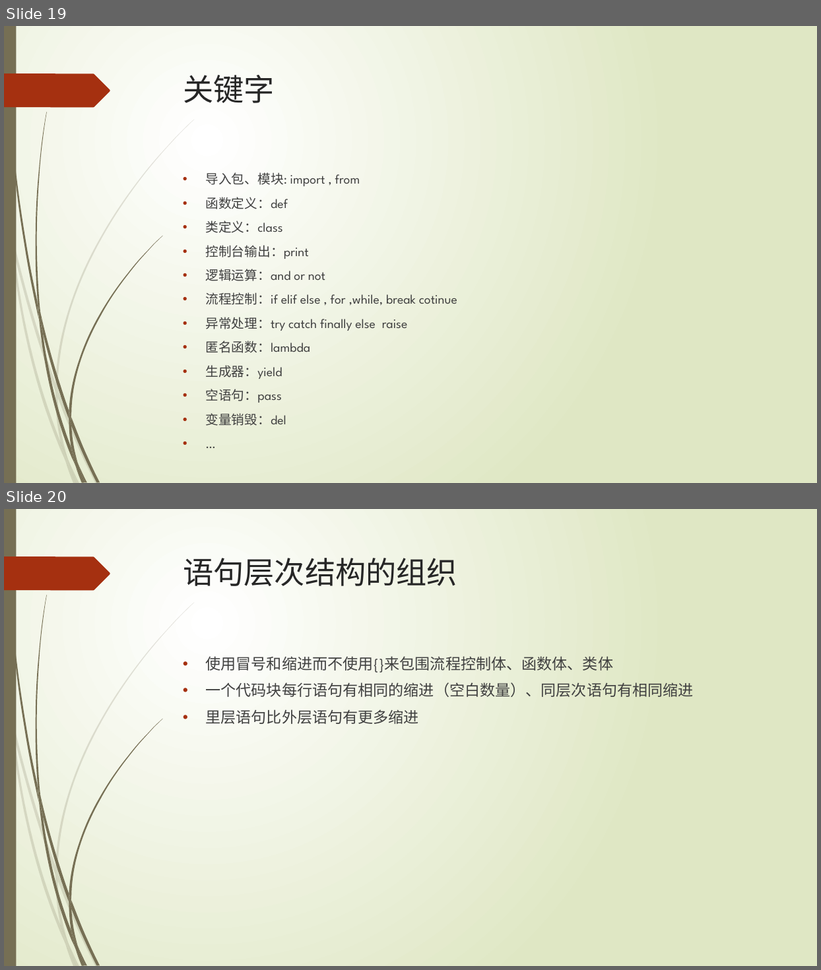
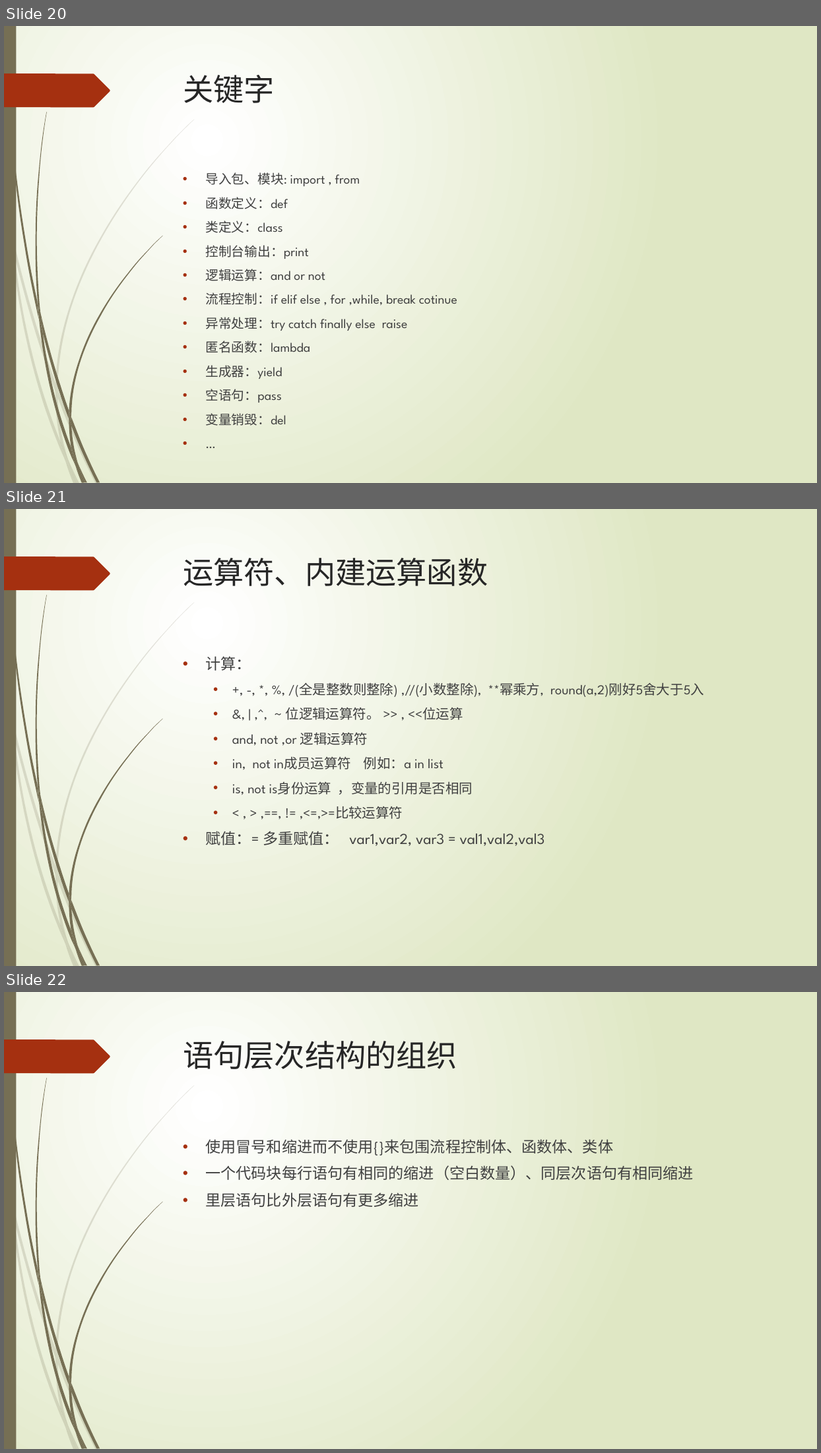
Before and after one commit to lspgithublxh/document, a slide deck: 编程语言/python/Python基础入门知识分享.pptx. Shown one above the other, each under a label of ours: slides 19 and 20 before the commit, slides 20, 21 and 22 after it. The pictures are 821x970 and 821x1453 pixels, drawn with LibreOffice and Linux fonts; fonts in the diff are those of the drawing. Boxes give left, top, right and bottom in pixels: in the first picture for what was removed or moved away, otherwise in the second. Text is boxed around its words. In the diff, an @@ line names an element or a change of style, - is before the commit and + after.

```diff
--- a/编程语言/python/Python基础入门知识分享.pptx
+++ b/编程语言/python/Python基础入门知识分享.pptx
@@ slide 21 added at [4, 509, 817, 966], background gradient #FFFFFF to #DFE8C4; not listed: 24 template elements that a slide beside it also shows @@
@@ title added at [183, 558, 488, 586], 36 pt, text #262626 @@
+运算符、内建运算函数
@@ text added at [206, 656, 704, 846], 16 pt, text #404040 @@
+• 计算：
+  • +, -, *, %, /(全是整数则整除) ,//(小数整除), **幂乘方, round(a,2)刚好5舍大于5入
+  • &, | ,^, ~ 位逻辑运算符。 >> , <<位运算
+  • and, not ,or 逻辑运算符
+  • in, not in成员运算符 例如：a in list
+  • is, not is身份运算 ，变量的引用是否相同
+  • < , > ,==, != ,<=,>=比较运算符
+• 赋值：= 多重赋值： var1,var2, var3 = val1,val2,val3
@@ what was slide 19 is now slide 20 @@
@@ what was slide 20 is now slide 22 @@
```
Also in this commit, not shown: 3 slides changed, 10 other slides added, 6 other files.
